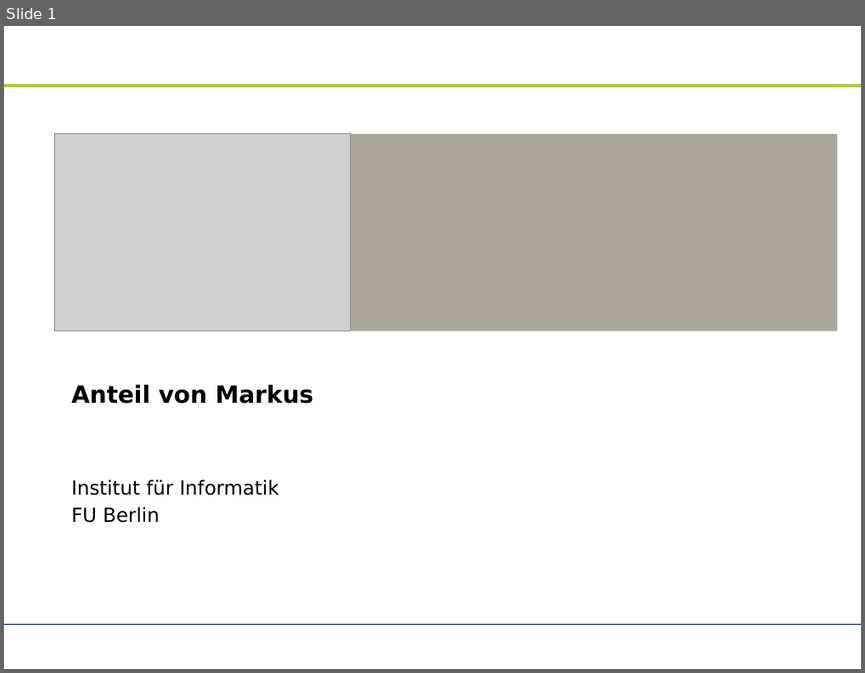
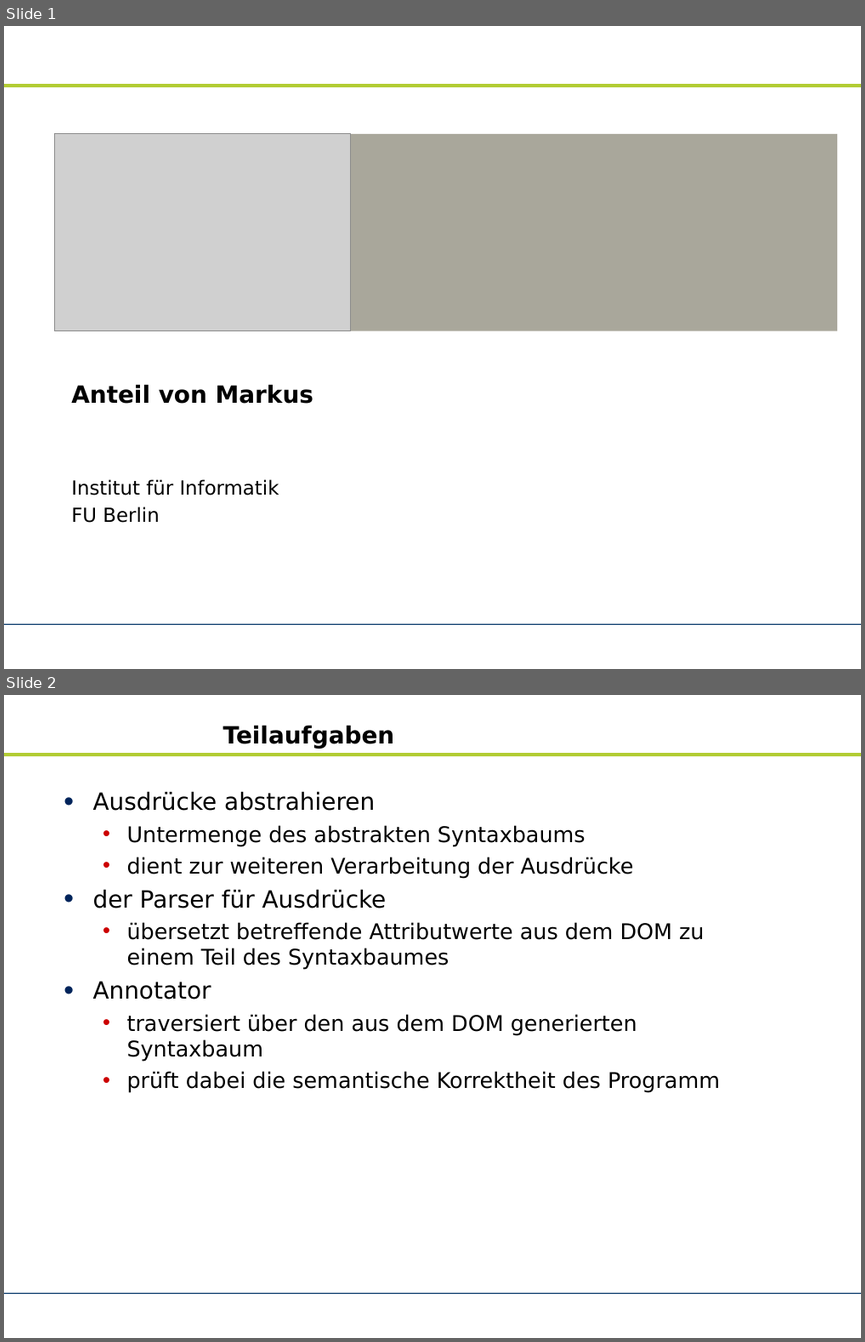
Before and after one commit to zhongxinhua/sose10-swp-uebersetzerbau, a slide deck: trunk/dokumentation/PraesiMarkus.odp. Shown one above the other, each under a label of ours: slide 1 before the commit, slides 1 and 2 after it. The pictures are 865x673 and 865x1342 pixels, drawn with LibreOffice and Linux fonts; fonts in the diff are those of the drawing; grey boxes stand for pictures; background and template pictures are left out. Boxes give left, top, right and bottom in pixels: in the first picture for what was removed or moved away, otherwise in the second. Text is boxed around its words. In the diff, an @@ line names an element or a change of style, - is before the commit and + after.

```diff
--- a/trunk/dokumentation/PraesiMarkus.odp
+++ b/trunk/dokumentation/PraesiMarkus.odp
@@ slide 2 added at [4,695,861,1338], background #FFFFFF; not listed: 2 template elements that a slide beside it also shows @@
@@ title added at [223,725,395,748], 22 pt, text #000000, bold @@
+Teilaufgaben
@@ text added at [93,791,720,1093], 20 pt, text #000000 @@
+• Ausdrücke abstrahieren
+  • Untermenge des abstrakten Syntaxbaums
+  • dient zur weiteren Verarbeitung der Ausdrücke
+• der Parser für Ausdrücke
+  • übersetzt betreffende Attributwerte aus dem DOM zu einem Teil des Syntaxbaumes
+• Annotator
+  • traversiert über den aus dem DOM generierten Syntaxbaum
+  • prüft dabei die semantische Korrektheit des Programm
```
Also in this commit, not shown: 3 slides changed, 2 other slides added, 2 slides removed.
